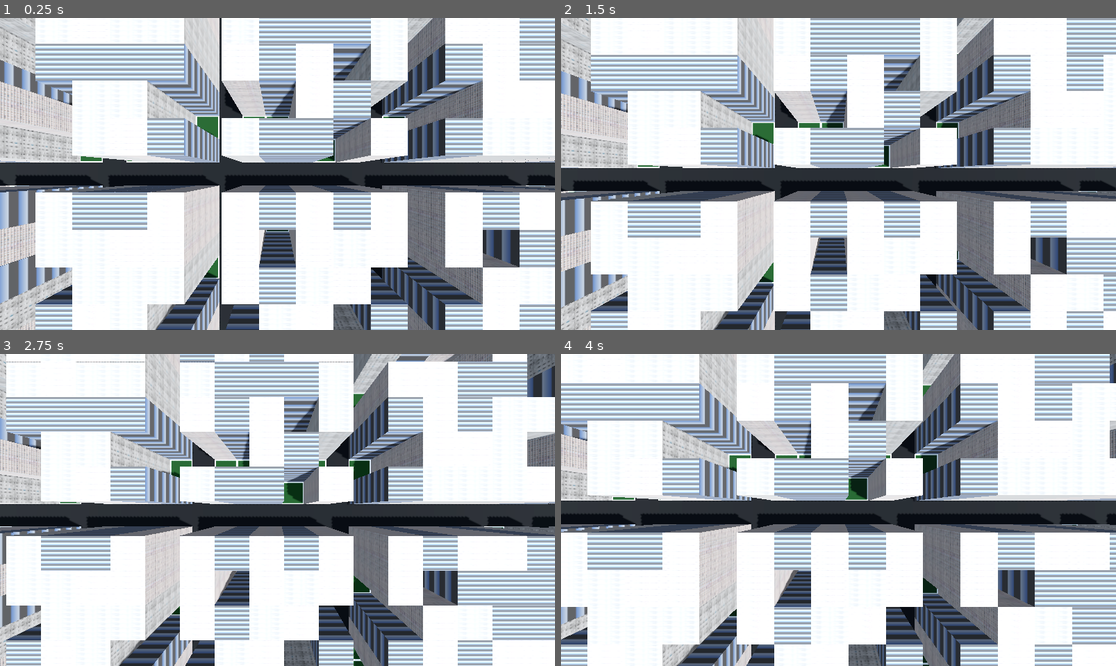
Above: before the commit, frames 1-4 (two rows, left to right).
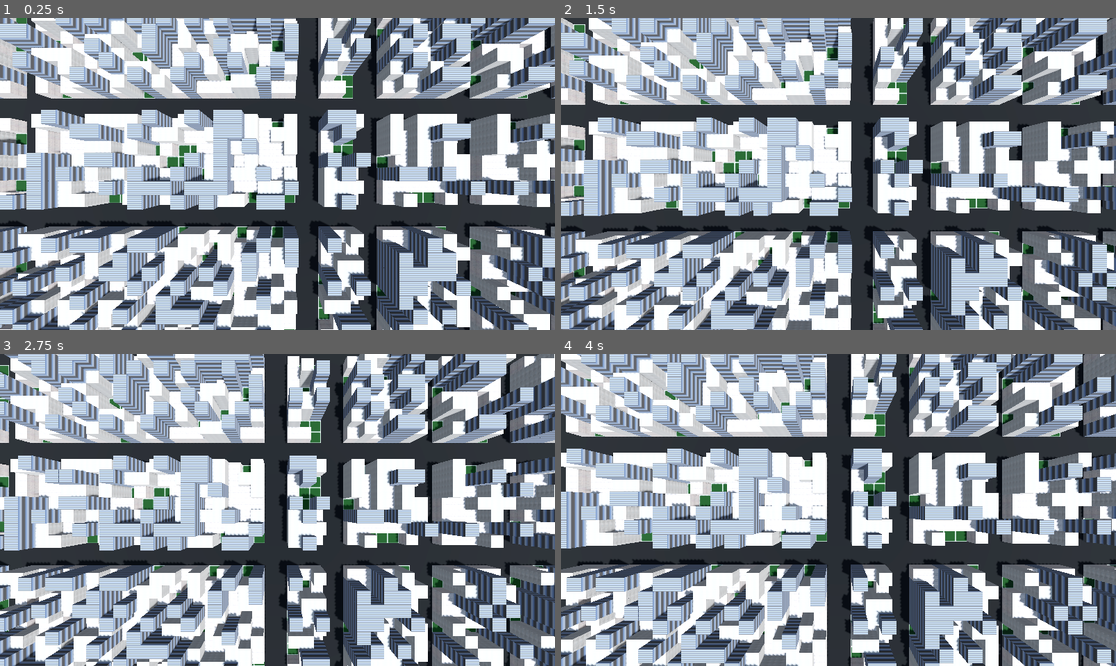
Above: after the commit, the same moments.

Repository: Ury18/GD-City-Generator
Game: Godot game, scene res://world.tscn
Two runs of this game, one before a commit and one after it. Both use one fixed random seed, a clock stepped at 60 frames per second and the inputs below. A sky picture missing from this copy of the repository is replaced by a grey-blue gradient.
Inputs (mouse positions are in pixels of both pictures, inside the frame that each line leads up to):
- Up to frame 1 (0.25 s): no input
- Up to frame 2 (1.5 s): tap Enter at 0.5 s; move the mouse to (960, 158) at 0.52 s; hold D 0.53-1.28 s; hold E 0.53-1.28 s; click (960, 158) at 0.67 s; move the mouse to (727, 189) at 1.27 s; hold S from 1.28 s (still down); tap Q at 1.35 s
- Up to frame 3 (2.75 s): move the mouse to (333, 441) at 2.02 s; release S at 2.03 s; hold D from 2.03 s (still down); hold Shift from 2.03 s (still down)
- Up to frame 4 (4 s): move the mouse to (810, 572) at 2.77 s; release D at 2.78 s; release Shift at 2.78 s; hold W 2.78-3.53 s; tap E at 2.85 s; click (810, 572) at 2.92 s; move the mouse to (1005, 556) at 3.52 s; hold A from 3.53 s (still down); hold Q from 3.53 s (still down)

The runs differ from the first frame. In frame 1, 85% of the frame differs, in the area x 0-100%, y 0-100%; in frame 2, 85%; in frame 3, 85%; in frame 4, 86%.

Commit message:
Added building height variety and multisize roads

Diff:
--- a/CityGenerator.gd
+++ b/CityGenerator.gd
@@ -16,6 +16,7 @@
 @export var maxRoadsVertical = 2
 @export var roads_margin = 3
 @export	var roads_padding = 0
+var isCollisionsResized = false
 
 var grid : Array[Array] = []
 var roadCells : Array[Node3D] = []
@@ -34,7 +35,9 @@
 			cell_position.z = cell_position.z - floor((rows/2) * cell_size) + (r * cell_size)
 			var cell = cellScene.instantiate()
 			add_child(cell)
-			cell.scale = Vector3(cell_size,cell_size,cell_size)
+			cell.get_node("Outline").scale *= cell_size
+			cell.get_node("StaticBody").scale *= cell_size
+			cell.get_node("StaticBody").position.y = cell.get_node("StaticBody").scale.y /2
 			cell.position = cell_position
 			grid[r].push_back(cell)
 
@@ -44,7 +47,7 @@
 	var vertical_number_of_roads = floor(randi_range(minRoadsVertical, maxRoadsVertical))
 
 	while vertical_roads.size() < vertical_number_of_roads:
-		var randomIndex = randi_range(0, columns - 1)
+		var randomIndex = randi_range(0, columns - 2)
 		var skip = false
 		if vertical_roads.has(randomIndex):
 			skip = true
@@ -64,13 +67,21 @@
 		for row in grid:
 			var cell = row[col]
 			# print(row)
-			var building = roadScene.instantiate()
-			building.get_node("Mesh").scale.x += roads_padding
-			building.get_node("Mesh").scale.z += roads_padding
-			cell.add_child(building)
-			cell.get_node("Outline").visible = false
+			var road = roadScene.instantiate()
+			road.get_node("Mesh").scale *= cell_size
+			road.position = cell.position
+			add_child(road)
+			# cell.get_node("Outline").visible = false
 			roadCells.push_back(cell)
-			# print(cell)
+
+			var cell2 = row[col + 1]
+			# print(row)
+			var road2 = roadScene.instantiate()
+			road2.get_node("Mesh").scale *= cell_size
+			road2.position = cell2.position
+			add_child(road2)
+			# cell2.get_node("Outline").visible = false
+			roadCells.push_back(cell2)
 
 			# # WAIT
 			# timer.start()
@@ -81,7 +92,7 @@
 	var horizontal_number_of_roads = floor(randi_range(minRoadsHorizontal, maxRoadsHorizontal))
 
 	while horizontal_roads.size() < horizontal_number_of_roads:
-		var randomIndex = randi_range(0, rows - 1)
+		var randomIndex = randi_range(0, rows - 2)
 		var skip = false
 		if horizontal_roads.has(randomIndex):
 			skip = true
@@ -101,11 +112,21 @@
 		for col in grid[row]:
 			var cell = col
 			# print(row)
-			var building = roadScene.instantiate()
-			building.get_node("Mesh").scale.x += roads_padding
-			building.get_node("Mesh").scale.z += roads_padding
-			cell.add_child(building)
-			cell.get_node("Outline").visible = false
+			var road = roadScene.instantiate()
+			road.get_node("Mesh").scale *= cell_size
+			road.position = cell.position
+			add_child(road)
+			# cell.get_node("Outline").visible = false
+			roadCells.push_back(cell)
+
+		for col in grid[row +1]:
+			var cell = col
+			# print(row)
+			var road = roadScene.instantiate()
+			road.get_node("Mesh").scale *= cell_size
+			road.position = cell.position
+			add_child(road)
+			# cell.get_node("Outline").visible = false
 			roadCells.push_back(cell)
 
 			# print(cell)
@@ -125,11 +146,14 @@
 					var index = randi_range(0, buildings.size() - 1)
 					var buildingScene = buildings[index]
 					var building = buildingScene.instantiate()
-					building.position = Vector3(0,0,0)
-					cell.add_child(building)
+					building.position = cell.position
+					var buildingMesh = building.get_node("Mesh")
+					buildingMesh.scale *= cell_size
+					buildingMesh.position.y = buildingMesh.scale.y / 2
+
+					add_child(building)
 				else:
 					cell.get_node("Outline").visible = true
-
 
 
 func _process(delta):
--- a/CityParts/Building2.tscn
+++ b/CityParts/Building2.tscn
@@ -9,10 +9,9 @@
 [sub_resource type="BoxMesh" id="BoxMesh_spqwh"]
 
 [node name="Building" type="Node3D"]
-transform = Transform3D(1, 0, 0, 0, 1, 0, 0, 0, 1, -0.0512875, 0.213301, -0.09181)
 
 [node name="Mesh" type="MeshInstance3D" parent="."]
-transform = Transform3D(1, 0, 0, 0, 3, 0, 0, 0, 1, 0, 1.5, 0)
+transform = Transform3D(1, 0, 0, 0, 2, 0, 0, 0, 1, 0, 1, 0)
 material_override = SubResource("StandardMaterial3D_ykdmi")
 lod_bias = 0.001
 mesh = SubResource("BoxMesh_spqwh")
--- a/CityParts/Building3.tscn
+++ b/CityParts/Building3.tscn
@@ -4,7 +4,7 @@
 
 [sub_resource type="StandardMaterial3D" id="StandardMaterial3D_xn7hu"]
 albedo_texture = ExtResource("1_qsj5k")
-uv1_scale = Vector3(4, 12, 4)
+uv1_scale = Vector3(4, 4, 4)
 
 [sub_resource type="BoxMesh" id="BoxMesh_spqwh"]
 
@@ -12,7 +12,7 @@
 transform = Transform3D(1, 0, 0, 0, 1, 0, 0, 0, 1, -0.0512875, 0.213301, -0.09181)
 
 [node name="Mesh" type="MeshInstance3D" parent="."]
-transform = Transform3D(1, 0, 0, 0, 3, 0, 0, 0, 1, 0, 1.5, 0)
+transform = Transform3D(1, 0, 0, 0, 1, 0, 0, 0, 1, 0, 0.5, 0)
 material_override = SubResource("StandardMaterial3D_xn7hu")
 lod_bias = 0.001
 mesh = SubResource("BoxMesh_spqwh")
--- a/world.tscn
+++ b/world.tscn
@@ -44,10 +44,11 @@
 
 [node name="CityGenerator" parent="." instance=ExtResource("2_0ja16")]
 transform = Transform3D(1.00074, 0, 0, 0, 1.00074, 0, 0, 0, 1.00074, 0, 0.1, 0)
-cell_size = 10
+cell_size = 5
 rows = 99
 columns = 99
 minRoadsHorizontal = 10
 maxRoadsHorizontal = 15
 minRoadsVertical = 10
 maxRoadsVertical = 17
+roads_margin = 5
